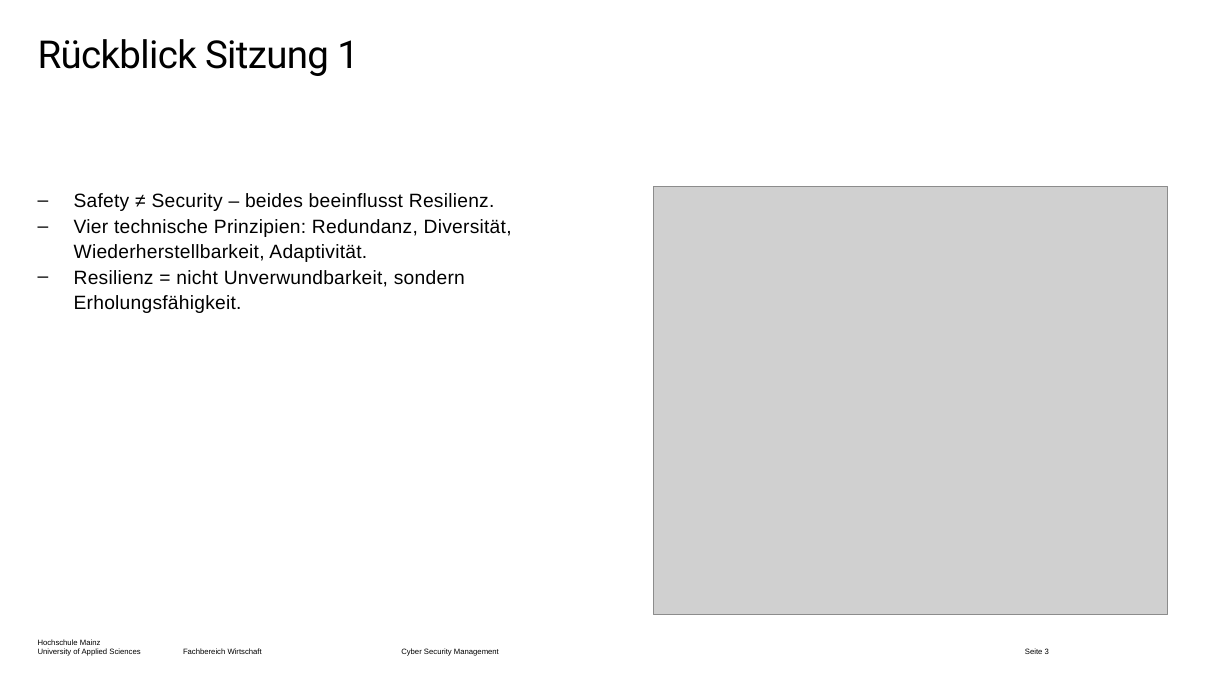
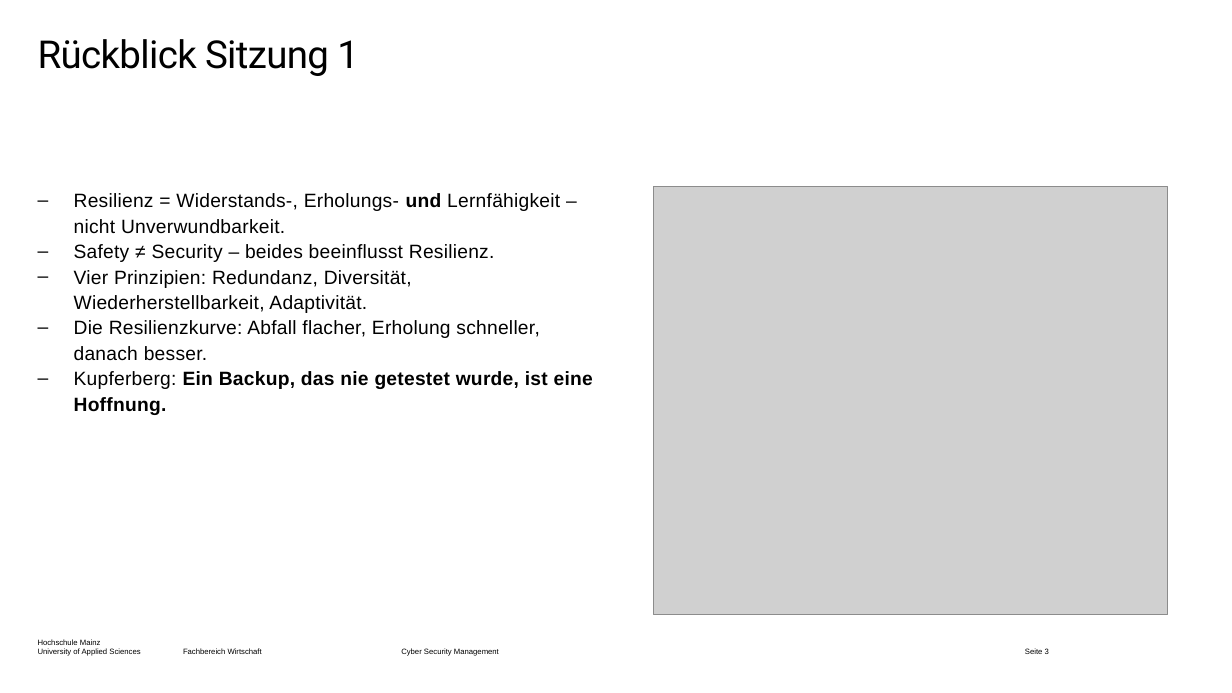
Before and after one commit to dlo-delphi/csm-cyber_resilienz-quarto, a slide deck: slide 3 of Präsentationen/Termin-02/_powerpoint/main.pptx. Drawn at 1232x693 pixels with LibreOffice and Linux fonts; fonts in the diff are those of the drawing; grey boxes stand for pictures; background and template pictures are left out. Boxes give left, top, right and bottom in pixels: in the first picture for what was removed or moved away, otherwise in the second. Text is boxed around its words. In the diff, an @@ line names an element or a change of style, - is before the commit and + after.

```diff
--- a/Präsentationen/Termin-02/_powerpoint/main.pptx
+++ b/Präsentationen/Termin-02/_powerpoint/main.pptx
@@ text at [74, 193, 560, 234]: paragraph added @@
+– Resilienz = Widerstands-, Erholungs- und Lernfähigkeit – nicht Unverwundbarkeit.
@@ text at [74, 270, 593, 415]: text changed @@
-– Vier technische Prinzipien: Redundanz, Diversität, Wiederherstellbarkeit, Adaptivität.
-– Resilienz = nicht Unverwundbarkeit, sondern Erholungsfähigkeit.
+– Vier Prinzipien: Redundanz, Diversität, Wiederherstellbarkeit, Adaptivität.
+– Die Resilienzkurve: Abfall flacher, Erholung schneller, danach besser.
+– Kupferberg: Ein Backup, das nie getestet wurde, ist eine Hoffnung.
```
Also in this commit, not shown: 14 other slides changed, 5 slides added, 1 slide removed, 57 other files.
